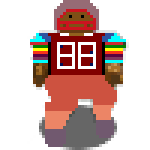
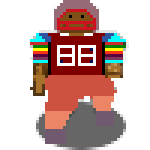
Layered file, before and after one edit (150 × 150). Changes by layer:
painted on "A_Stand_Player.png" over [30, 42, 123, 147]
"Layer": opacity 100% → 60%, painted on it over [36, 102, 126, 150]
